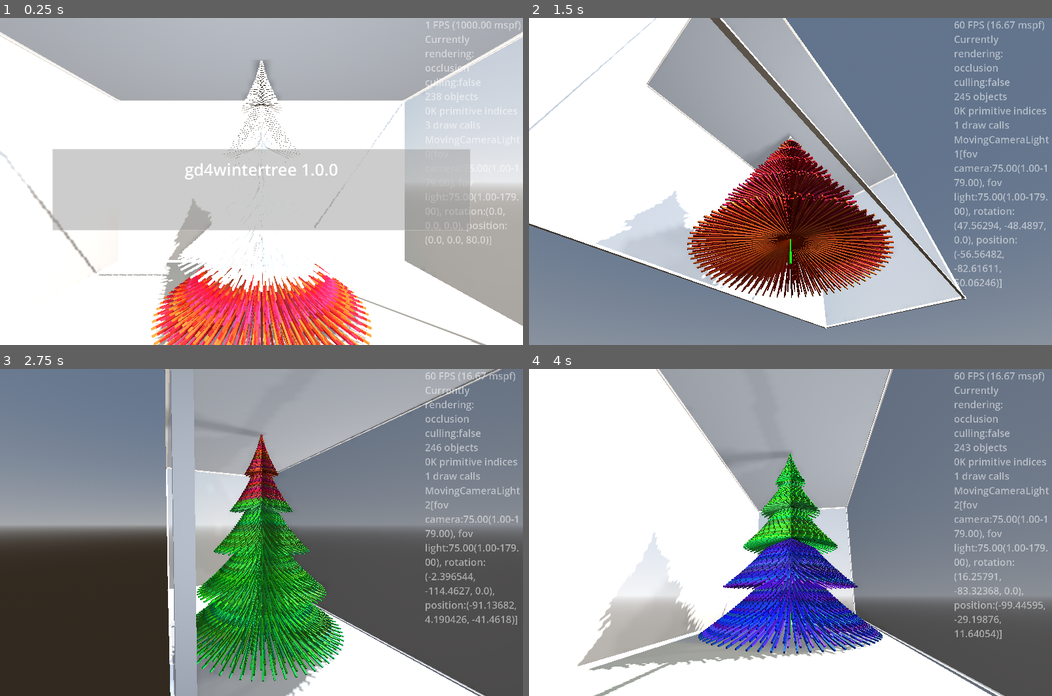
Above: before the commit, frames 1-4 (two rows, left to right).
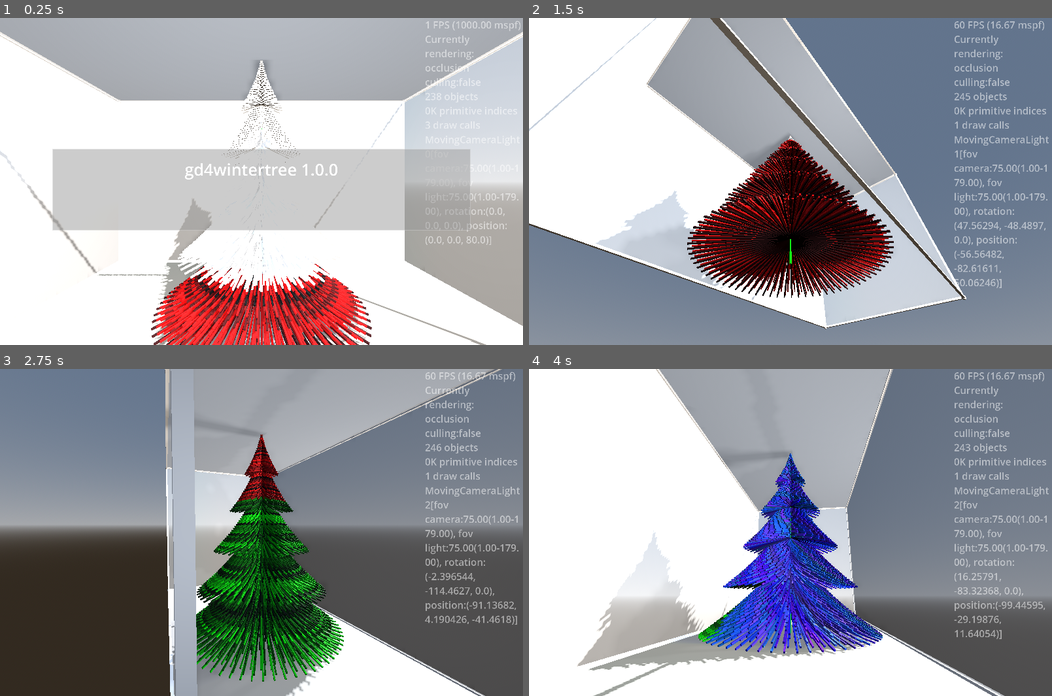
Above: after the commit, the same moments.

Repository: kasworld/gd4wintertree
Game: Godot game, scene res://main.tscn
Same seed, same stepped clock (60 frames per second), same inputs: the game is played once before the commit and once after it.
Inputs (mouse positions are in pixels of both pictures, inside the frame that each line leads up to):
- Up to frame 1 (0.25 s): no input
- Up to frame 2 (1.5 s): tap Enter at 0.5 s; move the mouse to (905, 165) at 0.52 s; hold Right 0.53-1.28 s; tap Q at 0.6 s; click (905, 165) at 0.67 s; move the mouse to (685, 197) at 1.27 s; hold Down from 1.28 s (still down); tap E at 1.35 s
- Up to frame 3 (2.75 s): move the mouse to (313, 460) at 2.02 s; release Down at 2.03 s; hold Right from 2.03 s (still down); tap Enter at 2.1 s
- Up to frame 4 (4 s): move the mouse to (764, 597) at 2.77 s; release Right at 2.78 s; hold Up 2.78-3.53 s; tap Q at 2.85 s; click (764, 597) at 2.92 s; move the mouse to (947, 581) at 3.52 s; hold Left from 3.53 s (still down); tap E at 3.6 s

The runs differ from the first frame. In frame 1, 6.1% of the frame differs, in the area x 28-72%, y 75-100%; in frame 2, 7.8%; in frame 3, 8.6%, in the area x 37-66%, y 20-96%; in frame 4, 7.0%.

Commit message:
add color_fn

Diff:
--- a/lib/random_color.gd
+++ b/lib/random_color.gd
@@ -24,9 +24,9 @@
 			rtn[i] = randf_range(0,1-rate)
 	return rtn
 
-static func pure_color(index_list :Array) -> Color:
+static func pure_color(index_list :Array, begin :float = 0.0, end :float = 1.0) -> Color:
 	var rtn := Color(0,0,0)
-	var v := randf()
+	var v := randf_range(begin, end)
 	for i in index_list:
 		rtn[i] = v
 	return rtn
--- a/main.gd
+++ b/main.gd
@@ -58,11 +58,12 @@
 var line_tree_inst_index :Array
 var rgb_index :int = 0
 var rgb_data := [[0],[1],[2],[0,1],[1,2],[2,0], [0,1,2]]
+var color_fn :Callable = RandomColor.pure_color
 var change_count := 0
 var ani_dir :AniDir
 func linetree_color_animate() -> void:
 	var lines :MultiMeshShape = $LineTree.get_lines()
-	var co :Color = RandomColor.rate_color(rgb_data[rgb_index])
+	var co :Color = color_fn.call(rgb_data[rgb_index])
 
 	var ani_ended :bool = false
 	match ani_dir:
@@ -99,6 +100,7 @@
 			rgb_data.shuffle()
 		line_tree_inst_index = line_tree_inst_index_ori.duplicate()
 		ani_dir = randi_range(0,3)
+		color_fn = [RandomColor.pure_color, RandomColor.rate_color].pick_random()
 
 func random_color() -> Color:
 	return NamedColorList.color_list.pick_random()[0]
